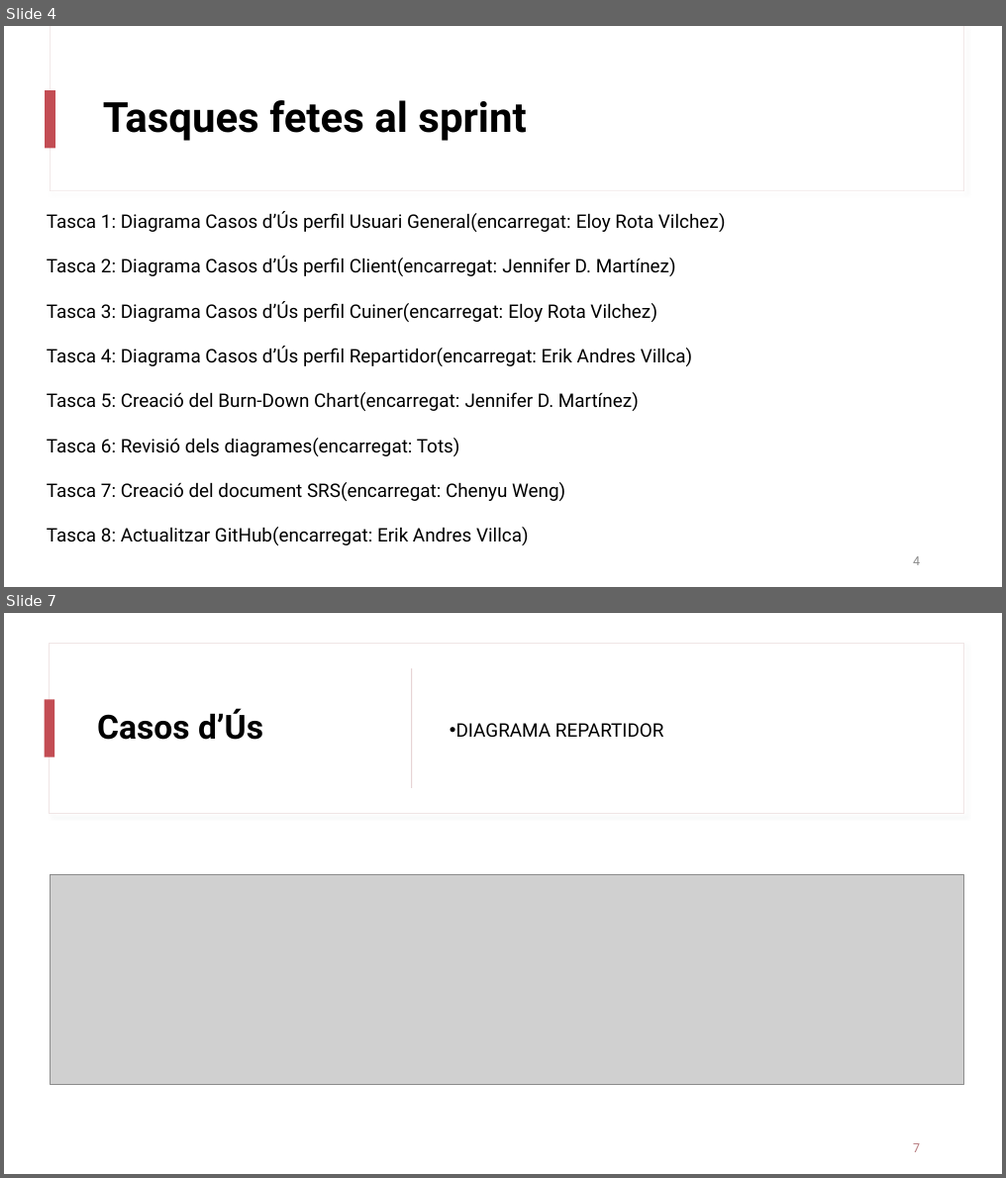
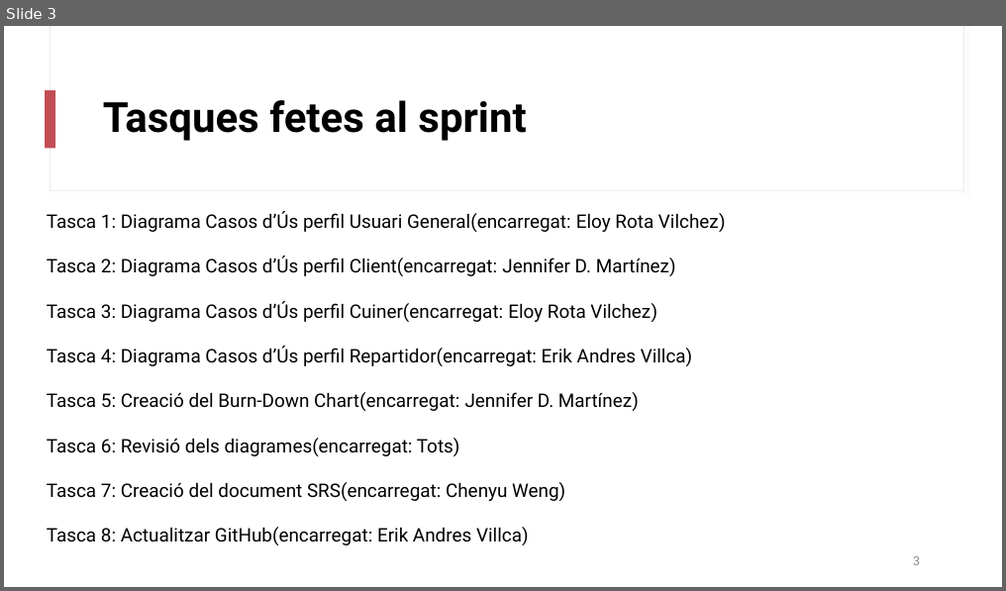
Before and after one commit to AndresVT24/ES23UAB-411-5, a slide deck: others/sprint2/Sprint_Review2_411_5.pptx. Shown one above the other, each under a label of ours: slides 4 and 7 before the commit, slide 3 after it; the slides between them are not shown. The pictures are 1006x1178 and 1006x591 pixels, drawn with LibreOffice and Linux fonts; fonts in the diff are those of the drawing; grey boxes stand for pictures. Boxes give left, top, right and bottom in pixels: in the first picture for what was removed or moved away, otherwise in the second. Text is boxed around its words. In the diff, an @@ line names an element or a change of style, - is before the commit and + after.

```diff
--- a/others/sprint2/Sprint_Review2_411_5.pptx
+++ b/others/sprint2/Sprint_Review2_411_5.pptx
@@ slide 7 removed at (x1=4, y1=613, x2=1002, y2=1174), background #FFFFFF; not listed: 2 template elements that a slide beside it also shows @@
@@ rectangle removed at (x1=4, y1=613, x2=1002, y2=1174) @@
@@ rectangle removed at (x1=50, y1=643, x2=963, y2=814) @@
@@ rectangle removed at (x1=412, y1=668, x2=413, y2=788) @@
@@ rectangle removed at (x1=45, y1=700, x2=54, y2=758) @@
@@ title removed at (x1=97, y1=708, x2=263, y2=740) @@
-Casos d’Ús
@@ text removed at (x1=456, y1=723, x2=664, y2=738) @@
-• DIAGRAMA REPARTIDOR
@@ picture removed at (x1=50, y1=874, x2=963, y2=1084) @@
@@ page number removed at (x1=913, y1=1144, x2=920, y2=1153) @@
-7
@@ what was slide 4 is now slide 3 @@
@@ page number at (x1=913, y1=557, x2=920, y2=566): text changed @@
-4
+3
```
Also in this commit, not shown: 3 slides changed, 3 other slides removed, 8 other files.
